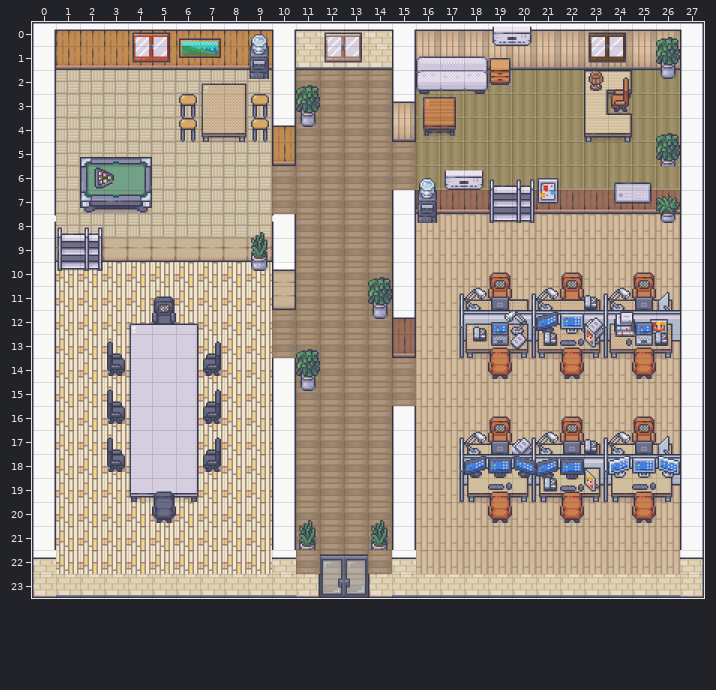
Level history. Tiled map: public/assets/map/Woody_10.tmx. The picture above was drawn from the file before the commit.
Cells are 32x32 px. Shown: x 0..27, y 0..23.
Once edited:
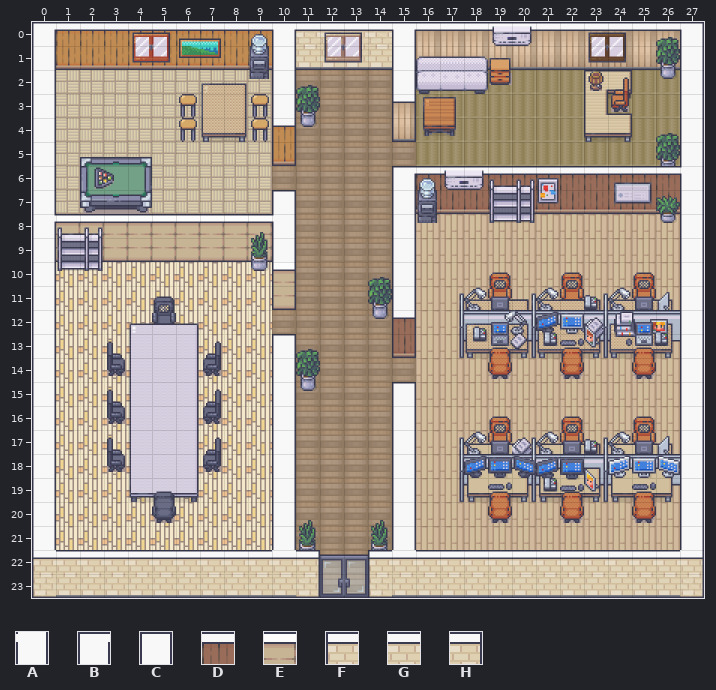
Key: from "FloorAndGround": A 25, B 28, C 148, D 1196, E 1825; from "FloorAndGround_origin": F 1056, G 1057, H 1058.
Objects are placed by their top-left corner, in cells (3,4 is the top-left corner of cell 3,4); size is 1x1 cell unless given.
The edit:
{"where": "layer \"Wall\" (now shown)"}
{"now": "D at 16,6"}
{"now": "D at 17,6"}
{"now": "D at 18,6"}
{"now": "D at 19,6"}
{"now": "D at 20,6"}
{"now": "D at 21,6"}
{"now": "D at 22,6"}
{"now": "D at 23,6"}
{"now": "D at 24,6"}
{"now": "D at 25,6"}
{"now": "D at 26,6"}
{"now": "A at 27,6"}
{"now": "B at 15,6"}
{"now": "C at 10,7"}
{"now": "E at 1,8"}
{"now": "E at 2,8"}
{"now": "E at 3,8"}
{"now": "E at 4,8"}
{"now": "E at 5,8"}
{"now": "E at 6,8"}
{"now": "E at 7,8"}
{"now": "E at 8,8"}
{"now": "E at 9,8"}
{"now": "C at 10,13"}
{"now": "C at 15,15"}
{"now": "G at 1,22"}
{"now": "G at 2,22"}
{"now": "G at 3,22"}
{"now": "G at 4,22"}
{"now": "G at 5,22"}
{"now": "G at 6,22"}
{"now": "G at 7,22"}
{"now": "G at 8,22"}
{"now": "G at 9,22"}
{"now": "G at 16,22"}
{"now": "G at 17,22"}
{"now": "G at 18,22"}
{"now": "G at 19,22"}
{"now": "G at 20,22"}
{"now": "G at 21,22"}
{"now": "G at 22,22"}
{"now": "G at 23,22"}
{"now": "G at 24,22"}
{"now": "G at 25,22"}
{"now": "G at 26,22"}
{"now": "F at 14,22"}
{"now": "H at 11,22"}
{"label":"added","picture_box":[392,166,682,190]}
{"label":"added","picture_box":[56,190,296,238]}
{"label":"added","picture_box":[272,334,296,358]}
{"label":"added","picture_box":[392,382,416,406]}
{"label":"added","picture_box":[56,550,272,574]}
{"label":"added","picture_box":[296,550,320,574]}
{"label":"added","picture_box":[368,550,392,574]}
{"label":"added","picture_box":[416,550,680,574]}
